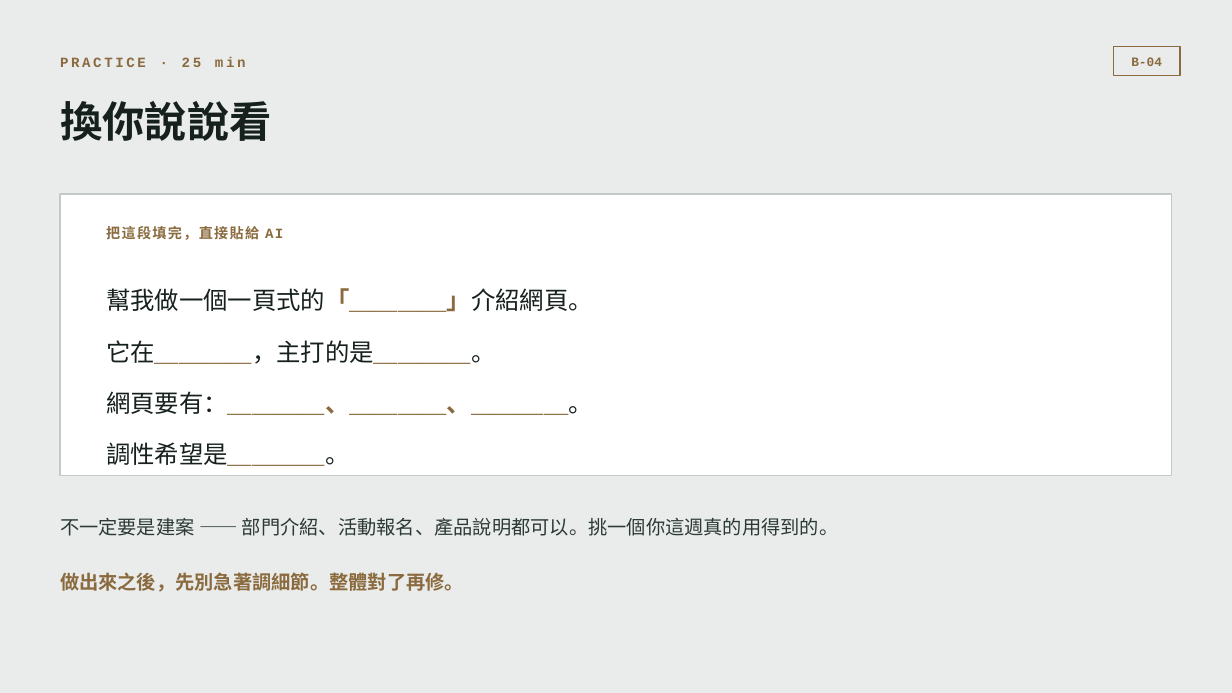
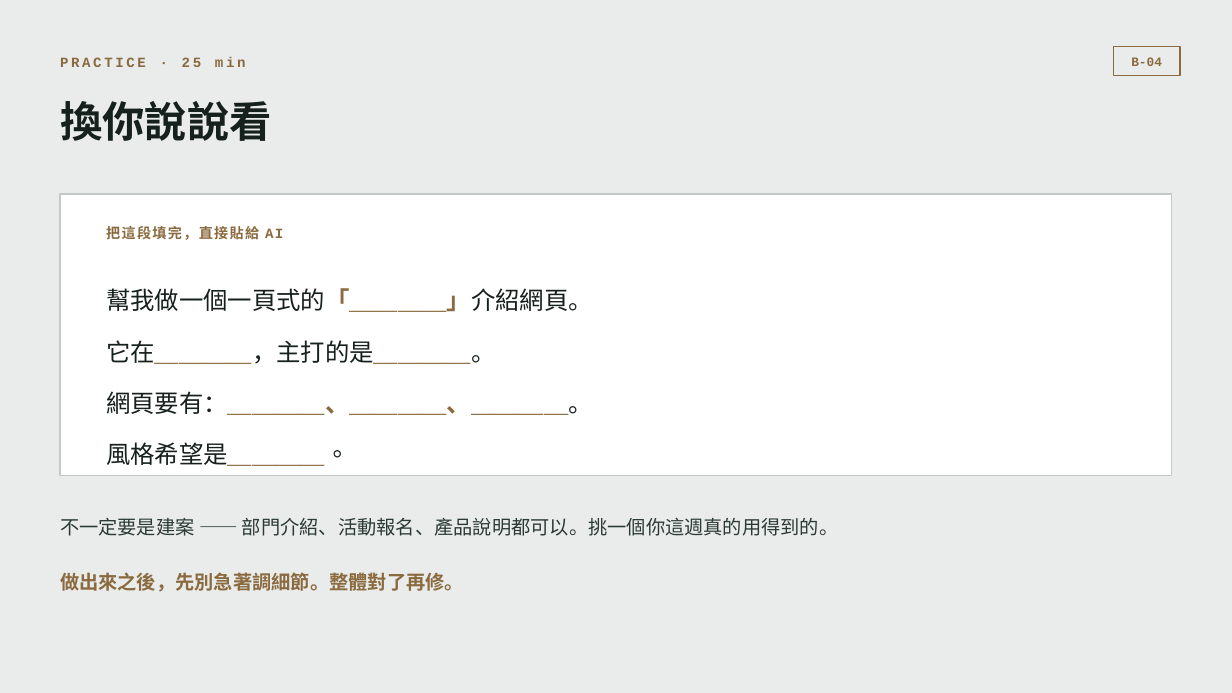
Before and after one commit to b39070566/architectureAiClass, a slide deck: slide 10 of slides/vibe-coding-workshop.pptx. Drawn at 1232x693 pixels with LibreOffice and Linux fonts; fonts in the diff are those of the drawing. Boxes give left, top, right and bottom in pixels: in the first picture for what was removed or moved away, otherwise in the second. Text is boxed around its words. In the diff, an @@ line names an element or a change of style, - is before the commit and + after.

```diff
--- a/slides/vibe-coding-workshop.pptx
+++ b/slides/vibe-coding-workshop.pptx
@@ text at [106,442,349,466]: text changed @@
-調性希望是＿＿＿＿。
+風格希望是＿＿＿＿。
```
Also in this commit, not shown: 8 other slides changed, 1 slide added, 1 other file.
